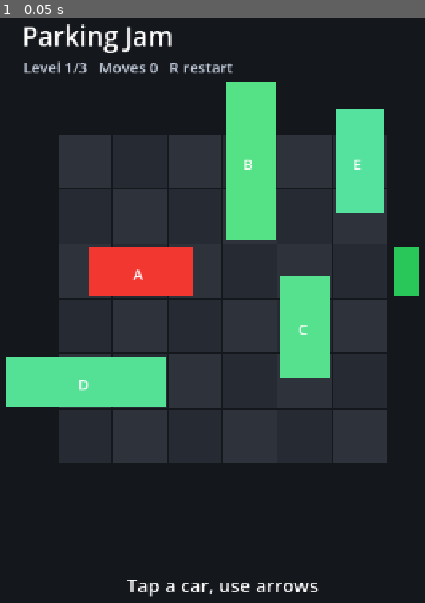
Above: before the commit, frame 1.
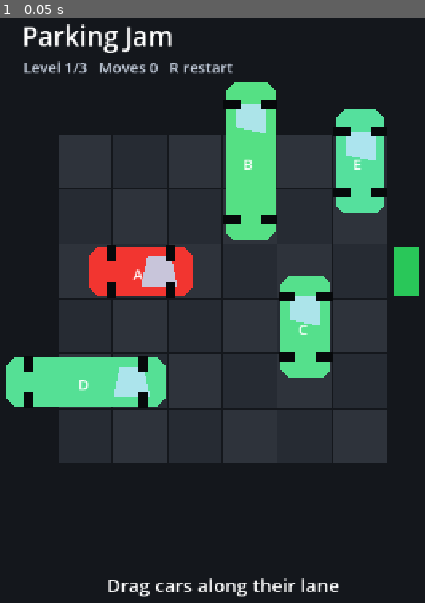
Above: after the commit, the same moment.

Repository: hpant5/Games
Game: Godot game, scene res://scenes/main.tscn
The game is run twice, just before and just after one commit, with the same random seed, the same clock (stepped at 60 frames per second) and the same inputs.
Inputs:
- Up to frame 1 (0.05 s): no input

The runs differ from the first frame. In frame 1, 3.7% of the frame differs, in the area x 1-92%, y 10-99%.

Commit message:
Improve car movement and visuals

Diff:
--- a/project.godot
+++ b/project.godot
@@ -1,4 +1,10 @@
 ; Engine configuration file.
+; It's best edited using the editor UI and not directly,
+; since the parameters that go here are not all obvious.
+;
+; Format:
+;   [section] ; section goes between []
+;   param=value ; assign values to parameters
 
 config_version=5
 
@@ -18,5 +24,6 @@
 
 restart_level={
 "deadzone": 0.5,
-"events": [Object(InputEventKey,"physical_keycode":82)]
+"events": [Object(InputEventKey,"resource_local_to_scene":false,"resource_name":"","device":0,"window_id":0,"alt_pressed":false,"shift_pressed":false,"ctrl_pressed":false,"meta_pressed":false,"pressed":false,"keycode":0,"physical_keycode":82,"key_label":0,"unicode":0,"location":0,"echo":false,"script":null)
+]
 }
--- a/scenes/car_piece.tscn
+++ b/scenes/car_piece.tscn
@@ -11,7 +11,17 @@
 [node name="CollisionShape2D" type="CollisionShape2D" parent="."]
 shape = SubResource("RectangleShape2D_car")
 
-[node name="Body" type="ColorRect" parent="."]
+[node name="Body" type="Polygon2D" parent="."]
+
+[node name="Windshield" type="Polygon2D" parent="."]
+
+[node name="Wheel1" type="ColorRect" parent="."]
+
+[node name="Wheel2" type="ColorRect" parent="."]
+
+[node name="Wheel3" type="ColorRect" parent="."]
+
+[node name="Wheel4" type="ColorRect" parent="."]
 
 [node name="Label" type="Label" parent="."]
 theme_override_colors/font_color = Color(1, 1, 1, 1)
--- a/scripts/car_piece.gd
+++ b/scripts/car_piece.gd
@@ -2,6 +2,7 @@
 class_name CarPiece
 
 signal selected(car: CarPiece)
+signal drag_requested(car: CarPiece, direction: int)
 
 var car_id := ""
 var grid_position := Vector2i.ZERO
@@ -9,17 +10,26 @@
 var orientation := "h"
 var target := false
 var cell_size := 88.0
+var board_origin := Vector2.ZERO
+var drag_start := Vector2.ZERO
 
-@onready var body := $Body
+@onready var body := $Body as Polygon2D
+@onready var windshield := $Windshield as Polygon2D
+@onready var wheel_1 := $Wheel1 as ColorRect
+@onready var wheel_2 := $Wheel2 as ColorRect
+@onready var wheel_3 := $Wheel3 as ColorRect
+@onready var wheel_4 := $Wheel4 as ColorRect
 @onready var label := $Label
+@onready var collision := $CollisionShape2D as CollisionShape2D
 
-func setup(data: Dictionary, size: float) -> void:
+func setup(data: Dictionary, size: float, origin: Vector2) -> void:
 	car_id = str(data.get("id", ""))
 	grid_position = Vector2i(int(data.get("x", 0)), int(data.get("y", 0)))
 	length = int(data.get("length", 2))
 	orientation = str(data.get("orientation", "h"))
 	target = bool(data.get("target", false))
 	cell_size = size
+	board_origin = origin
 	_refresh_visual()
 
 func grid_cells() -> Array[Vector2i]:
@@ -31,7 +41,7 @@
 
 func set_grid_position(cell: Vector2i) -> void:
 	grid_position = cell
-	position = Vector2(
+	position = board_origin + Vector2(
 		grid_position.x * cell_size + cell_size * 0.5,
 		grid_position.y * cell_size + cell_size * 0.5
 	)
@@ -41,7 +51,28 @@
 
 func _on_input_event(_viewport: Node, event: InputEvent, _shape_idx: int) -> void:
 	if event is InputEventMouseButton and event.pressed and event.button_index == MOUSE_BUTTON_LEFT:
+		drag_start = event.position
 		selected.emit(self)
+	elif event is InputEventMouseButton and not event.pressed and event.button_index == MOUSE_BUTTON_LEFT:
+		var drag: Vector2 = event.position - drag_start
+		_emit_drag_if_clear(drag)
+	elif event is InputEventScreenTouch and event.pressed:
+		drag_start = event.position
+		selected.emit(self)
+	elif event is InputEventScreenTouch and not event.pressed:
+		var drag: Vector2 = event.position - drag_start
+		_emit_drag_if_clear(drag)
+
+func _emit_drag_if_clear(drag: Vector2) -> void:
+	if drag.length() < 18.0:
+		return
+	var direction := 0
+	if orientation == "h" and abs(drag.x) > abs(drag.y):
+		direction = 1 if drag.x > 0.0 else -1
+	elif orientation == "v" and abs(drag.y) > abs(drag.x):
+		direction = 1 if drag.y > 0.0 else -1
+	if direction != 0:
+		drag_requested.emit(self, direction)
 
 func _refresh_visual() -> void:
 	if not is_node_ready():
@@ -49,9 +80,12 @@
 	var car_size := Vector2(cell_size * length - 10.0, cell_size - 10.0)
 	if orientation == "v":
 		car_size = Vector2(cell_size - 10.0, cell_size * length - 10.0)
-	body.size = car_size
-	body.position = -car_size * 0.5
+	body.polygon = _rounded_car_polygon(car_size)
 	body.color = Color(0.95, 0.21, 0.19) if target else _color_from_id(car_id)
+	windshield.polygon = _windshield_polygon(car_size)
+	windshield.color = Color(0.75, 0.9, 1.0, 0.82)
+	_place_wheels(car_size)
+	(collision.shape as RectangleShape2D).size = car_size
 	label.text = car_id
 	label.position = Vector2(-12.0, -13.0)
 	set_grid_position(grid_position)
@@ -59,3 +93,61 @@
 func _color_from_id(id_text: String) -> Color:
 	var hue := float(abs(id_text.hash()) % 100) / 100.0
 	return Color.from_hsv(hue, 0.62, 0.88)
+
+func _rounded_car_polygon(size: Vector2) -> PackedVector2Array:
+	var half := size * 0.5
+	var cut := 13.0
+	return PackedVector2Array([
+		Vector2(-half.x + cut, -half.y),
+		Vector2(half.x - cut, -half.y),
+		Vector2(half.x, -half.y + cut),
+		Vector2(half.x, half.y - cut),
+		Vector2(half.x - cut, half.y),
+		Vector2(-half.x + cut, half.y),
+		Vector2(-half.x, half.y - cut),
+		Vector2(-half.x, -half.y + cut)
+	])
+
+func _windshield_polygon(size: Vector2) -> PackedVector2Array:
+	var half := size * 0.5
+	if orientation == "h":
+		var front := half.x - 34.0
+		return PackedVector2Array([
+			Vector2(front - 38.0, -half.y + 15.0),
+			Vector2(front, -half.y + 15.0),
+			Vector2(front + 10.0, half.y - 15.0),
+			Vector2(front - 48.0, half.y - 15.0)
+		])
+	var front_y := -half.y + 34.0
+	return PackedVector2Array([
+		Vector2(-half.x + 15.0, front_y),
+		Vector2(half.x - 15.0, front_y),
+		Vector2(half.x - 15.0, front_y + 48.0),
+		Vector2(-half.x + 15.0, front_y + 38.0)
+	])
+
+func _place_wheels(size: Vector2) -> void:
+	var half := size * 0.5
+	var wheel_size := Vector2(15.0, 26.0)
+	if orientation == "v":
+		wheel_size = Vector2(26.0, 15.0)
+	var offsets: Array[Vector2] = []
+	if orientation == "h":
+		offsets = [
+			Vector2(-half.x + 28.0, -half.y - 4.0),
+			Vector2(half.x - 42.0, -half.y - 4.0),
+			Vector2(-half.x + 28.0, half.y - 22.0),
+			Vector2(half.x - 42.0, half.y - 22.0)
+		]
+	else:
+		offsets = [
+			Vector2(-half.x - 4.0, -half.y + 28.0),
+			Vector2(-half.x - 4.0, half.y - 42.0),
+			Vector2(half.x - 22.0, -half.y + 28.0),
+			Vector2(half.x - 22.0, half.y - 42.0)
+		]
+	var wheels := [wheel_1, wheel_2, wheel_3, wheel_4]
+	for i in range(wheels.size()):
+		wheels[i].color = Color(0.03, 0.035, 0.045)
+		wheels[i].size = wheel_size
+		wheels[i].position = offsets[i]
--- a/scripts/main.gd
+++ b/scripts/main.gd
@@ -57,7 +57,7 @@
 	_build_board()
 	_spawn_cars()
 	_update_hud()
-	message.text = "Tap a car, use arrows"
+	message.text = "Drag cars along their lane"
 
 func try_move(car: Node, direction: int) -> void:
 	var delta := Vector2i(direction, 0) if car.orientation == "h" else Vector2i(0, direction)
@@ -118,9 +118,9 @@
 	for car_data in level_data["cars"]:
 		var car := CarPieceScene.instantiate()
 		cars_layer.add_child(car)
-		car.setup(car_data, cell_size)
-		car.position += board_origin
+		car.setup(car_data, cell_size, board_origin)
 		car.selected.connect(_select_car)
+		car.drag_requested.connect(try_move)
 		cars.append(car)
 
 func _select_car(car: Node) -> void:
Not shown, added: scripts/car_piece.gd.uid
Not shown, added: scripts/main.gd.uid
